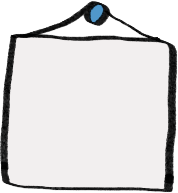
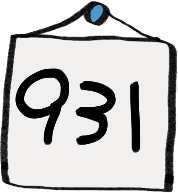
Comparing the layer stacks of the two 178×193 images. Changes:
added layer "レイヤー 4" above "レイヤー 1" over (15, 68, 141, 153)
